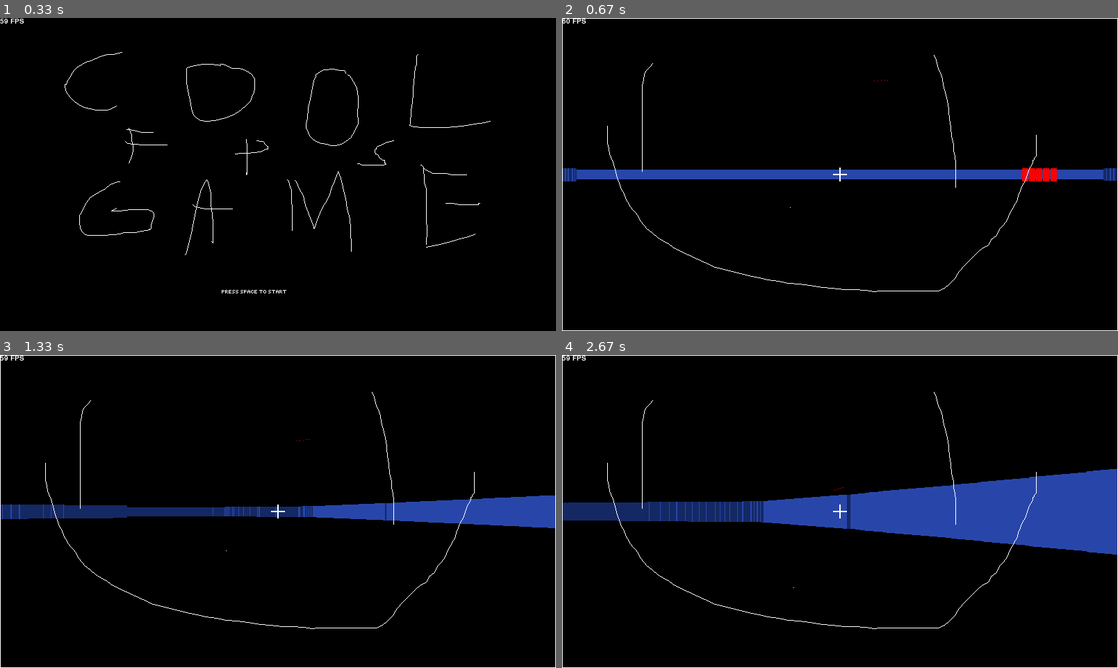
Above: before the commit, frames 1-4 (two rows, left to right).
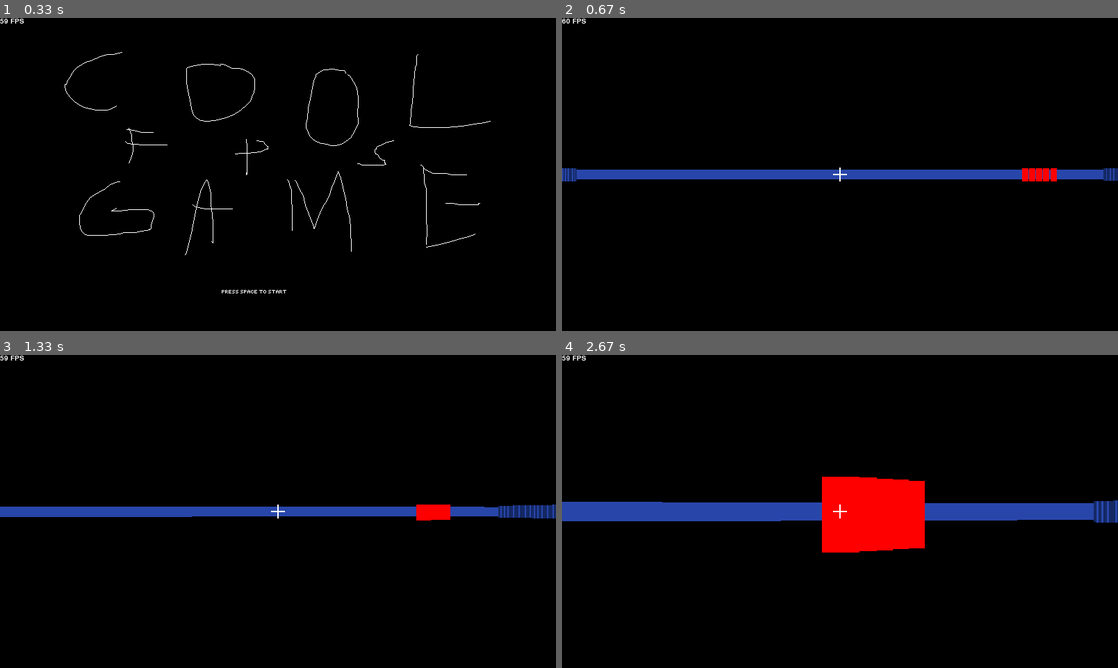
Above: after the commit, the same moments.

Repository: MuhDash73/pygame_fps
Game: pygame game, started from main.py
Same seed, same stepped clock (60 frames per second), same inputs: the game is played once before the commit and once after it.
Inputs:
- Up to frame 1 (0.33 s): no input
- Up to frame 2 (0.67 s): tap Space at 0.33 s
- Up to frame 3 (1.33 s): hold N 0.67-1.13 s; hold Right 0.67-1.13 s; tap Space at 0.73, 1.03, 1.23 s; hold Right from 1.17 s (still down); hold D from 1.17 s (still down)
- Up to frame 4 (2.67 s): tap Space at 1.53, 1.73, 2.03, 2.23, 2.53 s; release Right at 1.63 s; release D at 1.63 s; hold Up 1.67-2.13 s; hold W 1.67-2.13 s; hold Right 2.17-2.63 s; hold D 2.17-2.63 s

Frame 1 is identical in both runs. In frame 2, 1.0% of the frame differs, in the area x 0-100%, y 0-100%; in frame 3, 5.0%; in frame 4, 13%.

Commit message:
added win and lost screen

Diff:
--- a/game.py
+++ b/game.py
@@ -13,6 +13,7 @@
     def __init__(self):
         self.surface = pygame.Surface((WIDTH, HEIGHT))
         self.state = "start_menu"
+        self.win = None
 
         self.visible_sprites_start = pygame.sprite.Group()
         StartMenu("Assets/Title screens/StartMenu.png", self.visible_sprites_start)
@@ -94,11 +95,15 @@
             self.raycaster.draw_rays(self.surface)
             self.visible_sprites_playing.draw(self.surface)
             self.raycaster.raycast()
+            #self.visible_sprites_playing_test.draw(self.surface)
             if self.enemies.sprites() == []:
                 self.state = "end_screen"
-            self.visible_sprites_playing_test.draw(self.surface)
+                EndScreen("Assets/Title screens/WinScreen.png", self.visible_sprites_end)
+            if self.player.hp <= 0:
+                self.state = "end_screen"
+                EndScreen("Assets/Title screens/LoseScreen.png", self.visible_sprites_end)
 
         elif self.state == "end_screen":
-            pass
+            self.visible_sprites_end.draw(self.surface)
 
         self.scale()
--- a/other_visible_sprites.py
+++ b/other_visible_sprites.py
@@ -13,3 +13,10 @@
         self.image = pygame.Surface((WIDTH, HEIGHT))
         self.image = pygame.image.load(image).convert_alpha()
         self.rect = self.image.get_rect(topleft = (0,0))
+
+class EndScreen(pygame.sprite.Sprite):
+    def __init__(self, image, groups):
+        super().__init__(groups)
+        self.image = pygame.Surface((WIDTH, HEIGHT))
+        self.image = pygame.image.load(image).convert_alpha()
+        self.rect = self.image.get_rect(topleft = (0,0))
--- a/player.py
+++ b/player.py
@@ -27,6 +27,7 @@
         self.raycastables = raycastables
         self.enemies = enemies
         self.shot = False
+        self.hp = 100
         for enemy in self.enemies:
             self.enemy = enemy
 
@@ -65,7 +66,7 @@
         if keys[pygame.K_RIGHT]:
             self.direction = self.direction.rotate(0.1)
         if keys[pygame.K_n]:
-            self.direction = pygame.math.Vector2(0.944089, 0.329691)
+            self.hp -= 1
 
         self.direction = self.direction.rotate(dx*self.sensitivity)
         if keys[pygame.K_l]:
Binary file added: Assets/Title screens/LoseScreen.png
Binary file added: Assets/Title screens/WinScreen.png
